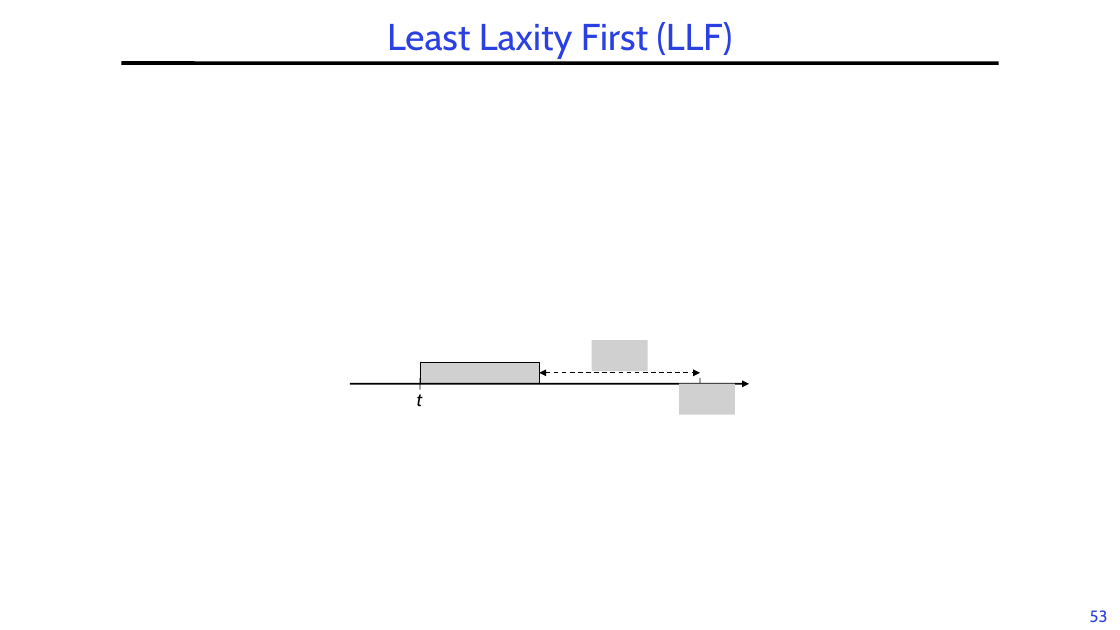
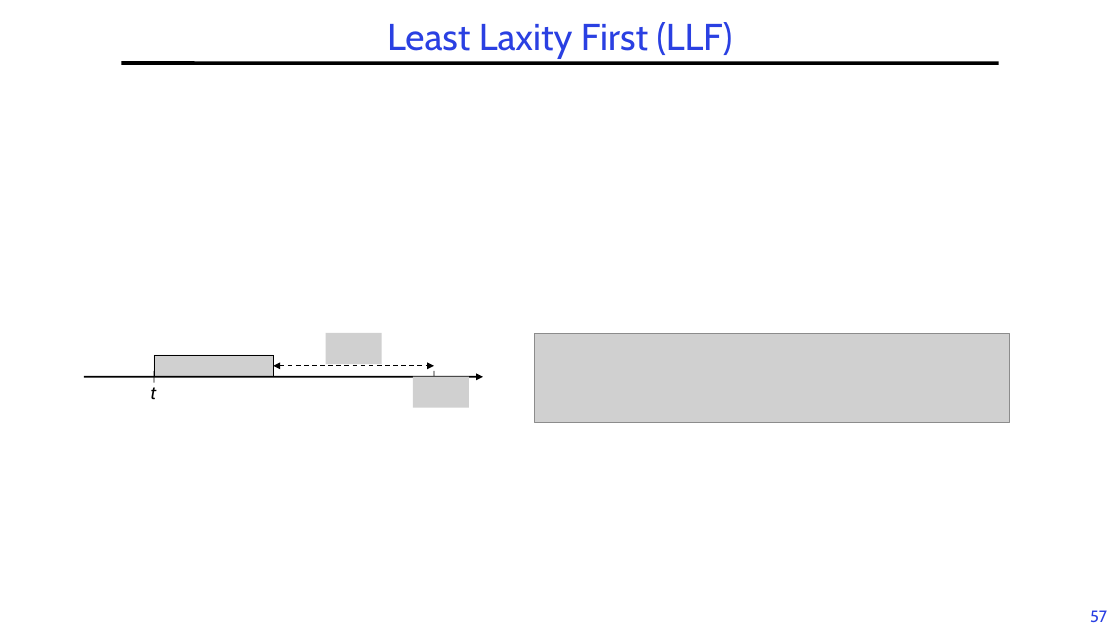
Before and after one commit to guhofstra/CSC256Fa25, a slide deck: slide 57 of PPTs/L6-RTScheduling.pptx (slide 53 before the commit). Drawn at 1120x630 pixels with LibreOffice and Linux fonts; fonts in the diff are those of the drawing; grey boxes stand for pictures. Boxes give left, top, right and bottom in pixels: in the first picture for what was removed or moved away, otherwise in the second. Text is boxed around its words. In the diff, an @@ line names an element or a change of style, - is before the commit and + after.

```diff
--- a/PPTs/L6-RTScheduling.pptx
+++ b/PPTs/L6-RTScheduling.pptx
@@ picture added at [154,355,273,377] @@
@@ picture added at [326,333,382,364] @@
@@ picture added at [535,334,1011,423] @@
@@ picture removed at [592,340,648,371] @@
@@ text "t": place and size @@
-text "t" at [417,394,423,407]
+text "t" at [151,387,157,400]
@@ 2 lines, 1 arrow, 1 double arrow: place and size @@
-2 lines, 1 arrow, 1 double arrow at [350,373,749,390]
+2 lines, 1 arrow, 1 double arrow at [84,366,483,382]
@@ picture: place and size @@
-picture at [679,384,735,415]
+picture at [413,376,470,408]
@@ picture removed at [420,362,539,384] @@
@@ page number at [1090,610,1107,622]: text changed @@
-53
+57
```
Also in this commit, not shown: 12 other slides changed, 9 slides added, 4 slides removed, 5 other files.
